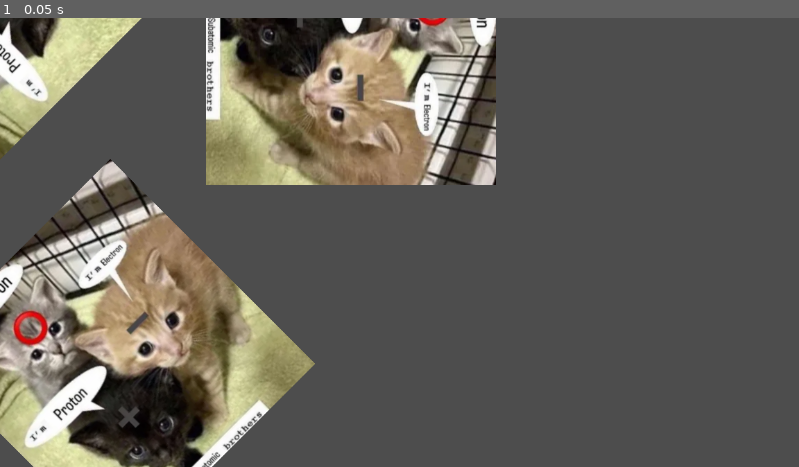
Above: before the commit, frame 1.
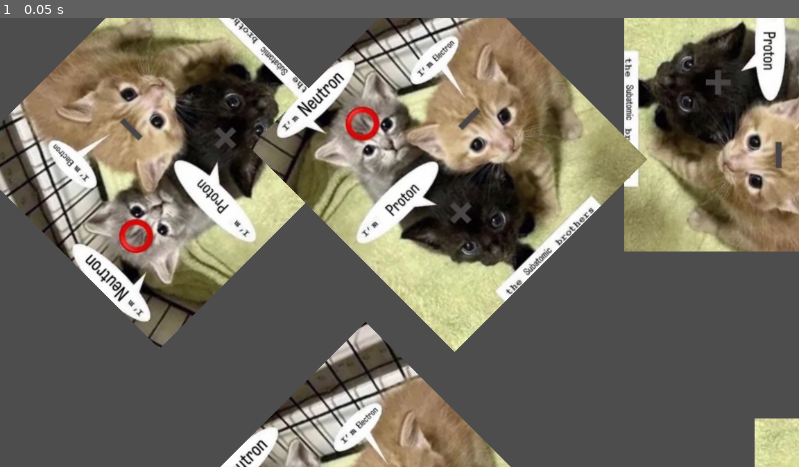
Above: after the commit, the same moment.

Repository: qthn67/HollowChamberGame
Game: Godot game, scene res://node_2d.tscn
Same seed, same stepped clock (60 frames per second), same inputs: the game is played once before the commit and once after it. The project has no main scene, so this scene is started directly.
Inputs:
- Up to frame 1 (0.05 s): no input

The runs differ from the first frame. In frame 1, 69% of the frame differs, in the area x 0-100%, y 0-100%.

Commit message:
test to add more sprites
just to see if the change updates

Diff:
--- a/node_2d.tscn
+++ b/node_2d.tscn
@@ -6,15 +6,30 @@
 [node name="Node2D" instance=ExtResource("1_otqwp")]
 
 [node name="Sprite2D" parent="." index="0"]
-position = Vector2(-61, -12)
+position = Vector2(239, 191)
 rotation = -2.35619
 
 [node name="Sprite2D" type="Sprite2D" parent="Sprite2D" index="0"]
-position = Vector2(-440.526, 361.333)
+position = Vector2(-579.824, 650.541)
 rotation = -2.35619
 texture = ExtResource("2_gyeje")
 
 [node name="Sprite2D" type="Sprite2D" parent="Sprite2D/Sprite2D" index="0"]
-position = Vector2(446.002, 337.997)
+position = Vector2(584.005, 572.995)
 rotation = -2.35619
 texture = ExtResource("2_gyeje")
+
+[node name="Sprite2D2" type="Sprite2D" parent="Sprite2D" index="1"]
+position = Vector2(-1161.07, 335.174)
+rotation = -2.35619
+texture = ExtResource("2_gyeje")
+
+[node name="Sprite2D" type="Sprite2D" parent="Sprite2D/Sprite2D2" index="0"]
+position = Vector2(-579.824, 650.541)
+rotation = -2.35619
+texture = ExtResource("2_gyeje")
+
+[node name="Sprite2D" type="Sprite2D" parent="Sprite2D/Sprite2D2/Sprite2D" index="0"]
+position = Vector2(584.005, 572.995)
+rotation = -2.35619
+texture = ExtResource("2_gyeje")
